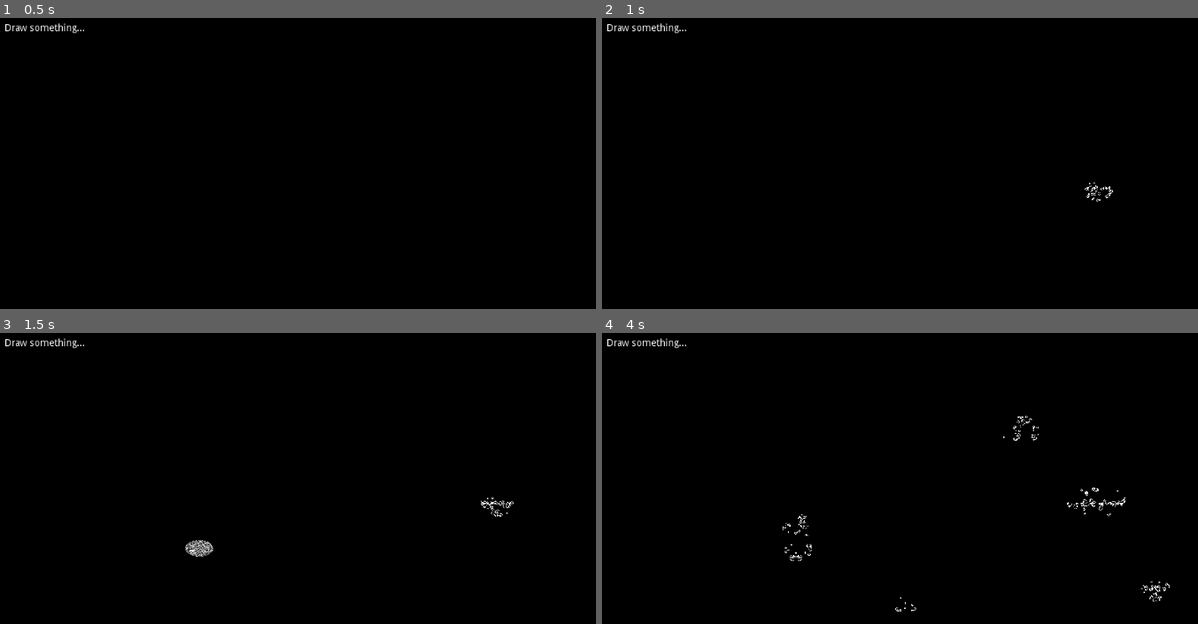
Above: before the commit, frames 1-4 (two rows, left to right).
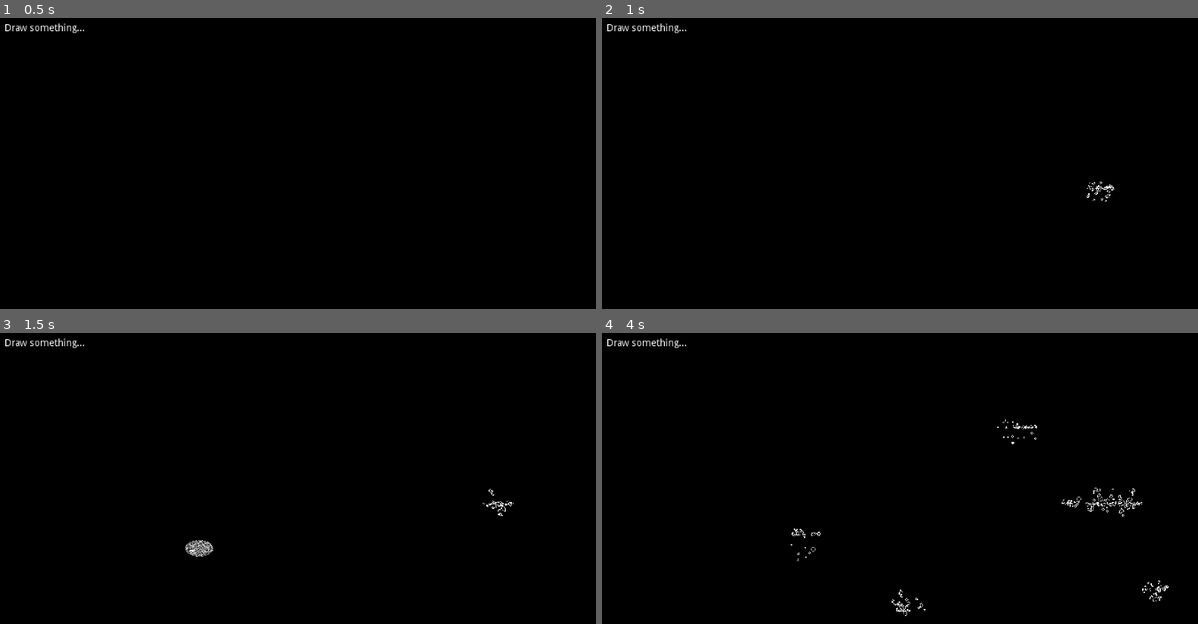
Above: after the commit, the same moments.

Repository: tavurth/godot-game-of-life
Game: Godot game, scene res://GameOfLife.tscn
Same seed, same stepped clock (60 frames per second), same inputs: the game is played once before the commit and once after it.
Inputs (mouse positions are in pixels of both pictures, inside the frame that each line leads up to):
- Up to frame 1 (0.5 s): no input
- Up to frame 2 (1 s): tap Enter at 0.5 s; move the mouse to (1096, 192) at 0.52 s; click (1096, 192) at 0.67 s
- Up to frame 3 (1.5 s): move the mouse to (196, 548) at 1.27 s; click (196, 548) at 1.42 s
- Up to frame 4 (4 s): move the mouse to (1013, 437) at 2.02 s; click (1013, 437) at 2.17 s; move the mouse to (905, 609) at 2.77 s; click (905, 609) at 2.92 s; move the mouse to (1156, 589) at 3.52 s; click (1156, 589) at 3.67 s

Frame 1 is identical in both runs. In frame 2, 0.1% of the frame differs, in the area x 80-87%, y 56-64%; in frame 3, 0.1%; in frame 4, 0.9%, in the area x 30-96%, y 28-98%.

Commit message:
Use a loop

Diff:
--- a/GameOfLife.shader
+++ b/GameOfLife.shader
@@ -46,18 +46,22 @@
 int ca_count(in sampler2D tex, vec2 uv, vec2 pixel_size) {
   vec2 s = pixel_size;
 
-  float tl = texture(tex, uv + vec2(-s.x, -s.y)).x; // Top Left
-  float cl = texture(tex, uv + vec2(-s.x, 0)).x; // Centre Left
-  float bl = texture(tex, uv + vec2(-s.x, +s.y)).x; // Bottom Left
+  float modifier;
+  float neighbours = 0.;
 
-  float tc = texture(tex, uv + vec2(0, -s.y)).x; // Top Centre
-  float bc = texture(tex, uv + vec2(0, +s.y)).x; // Bottom Centre
+  for (float x = -1.; x < 2.; x++) {
+    for (float y = -1.; y < 2.; y++) {
 
-  float tr = texture(tex, uv + vec2(+s.x, -s.y)).x; // Top Right
-  float cr = texture(tex, uv + vec2(+s.x, 0)).x; // Centre Right
-  float br = texture(tex, uv + vec2(+s.x, +s.y)).x; // Bottom Right
+      // We don't want to add our current square
+      // modifier will equal zero only when we have x=0 & y=0
+      modifier = min(1., abs(x) + abs(y));
 
-  return int(tl + cl + bl + tc + bc + tr + cr + br);
+      // Add any neighbours x value (we could also use y or z)
+      neighbours += texture(tex, uv + vec2(x, y) * pixel_size).x * modifier;
+    }
+  }
+
+  return int(neighbours);
 }
 
 void fragment() {
--- a/GameOfLife.tscn
+++ b/GameOfLife.tscn
@@ -37,7 +37,9 @@
 
 [node name="Viewport" type="Viewport" parent="VBoxContainer/ViewportContainer"]
 size = Vector2( 1024, 600 )
+handle_input_locally = false
 render_target_clear_mode = 2
+render_target_update_mode = 3
 
 [node name="CanvasLayer" type="CanvasLayer" parent="VBoxContainer/ViewportContainer/Viewport"]
 
